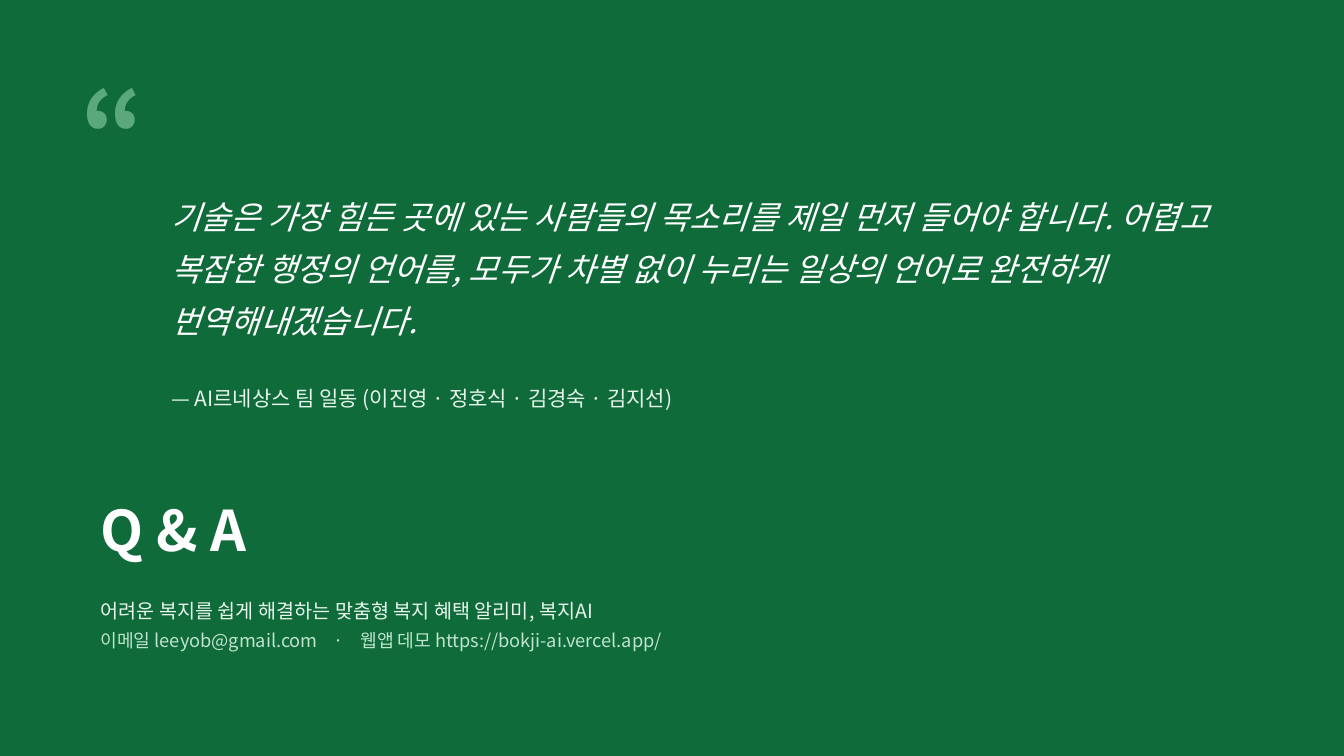
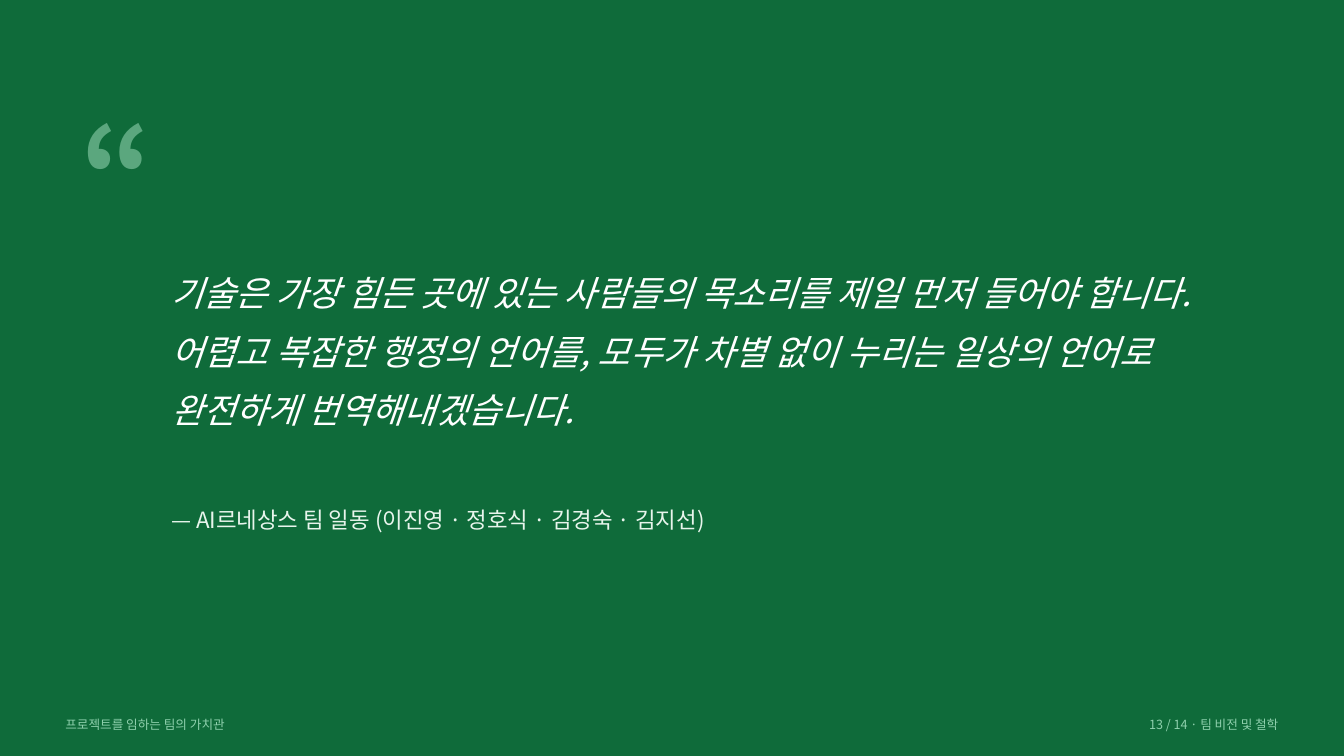
Before and after one commit to mrsure1/bokji-ai, a slide deck: slide 13 of docs/복지AI_소개_수정본.pptx (slide 12 before the commit). Drawn at 1344x756 pixels with LibreOffice and Linux fonts; fonts in the diff are those of the drawing. Boxes give left, top, right and bottom in pixels: in the first picture for what was removed or moved away, otherwise in the second. Text is boxed around its words. In the diff, an @@ line names an element or a change of style, - is before the commit and + after.

```diff
--- a/docs/복지AI_소개_수정본.pptx
+++ b/docs/복지AI_소개_수정본.pptx
@@ text "“": place and size @@
-text "“" at box(71, 71, 272, 192)
+text "“" at box(71, 111, 272, 232)
@@ text "“" at box(71, 111, 272, 232): size 80 to 90 pt @@
@@ text "기술은 가장 힘든 곳에 있는 ...": place and size @@
-text "기술은 가장 힘든 곳에 있는 ..." at box(171, 202, 1209, 336)
+text "기술은 가장 힘든 곳에 있는 ..." at box(171, 276, 1191, 426)
@@ text "기술은 가장 힘든 곳에 있는 ..." at box(171, 276, 1191, 426): size 23 to 25 pt; line spacing 1.35 to 1.4 @@
@@ text removed at box(101, 508, 246, 563) @@
-Q & A
@@ text "— AI르네상스 팀 일동 (이진영 ...": place and size @@
-text "— AI르네상스 팀 일동 (이진영 ..." at box(195, 388, 672, 410)
+text "— AI르네상스 팀 일동 (이진영 ..." at box(196, 509, 704, 533)
@@ text "— AI르네상스 팀 일동 (이진영 ..." at box(196, 509, 704, 533): size 15 to 16 pt @@
@@ text removed at box(101, 601, 662, 652) @@
-어려운 복지를 쉽게 해결하는 맞춤형 복지 혜택 알리미, 복지AI
-이메일 leeyob@gmail.com · 웹앱 데모 https://bokji-ai.vercel.app/
@@ text added at box(65, 718, 225, 730), 9 pt, text #8FD0AD @@
+프로젝트를 임하는 팀의 가치관
@@ text added at box(1149, 718, 1278, 730), 9 pt, text #8FD0AD @@
+13 / 14 · 팀 비전 및 철학
```
Also in this commit, not shown: 10 other slides changed, 2 slides added, 2 other files.
